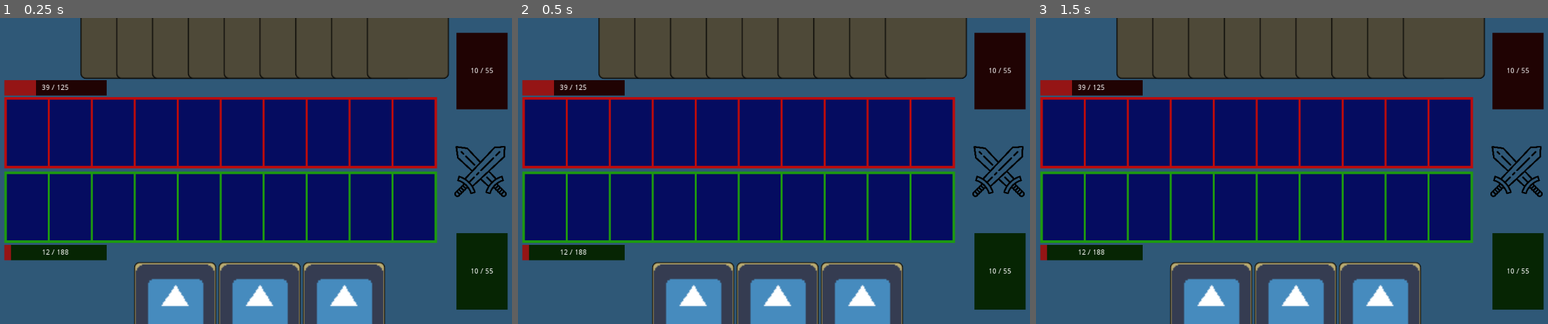
Above: before the commit, frames 1-3 (left to right).
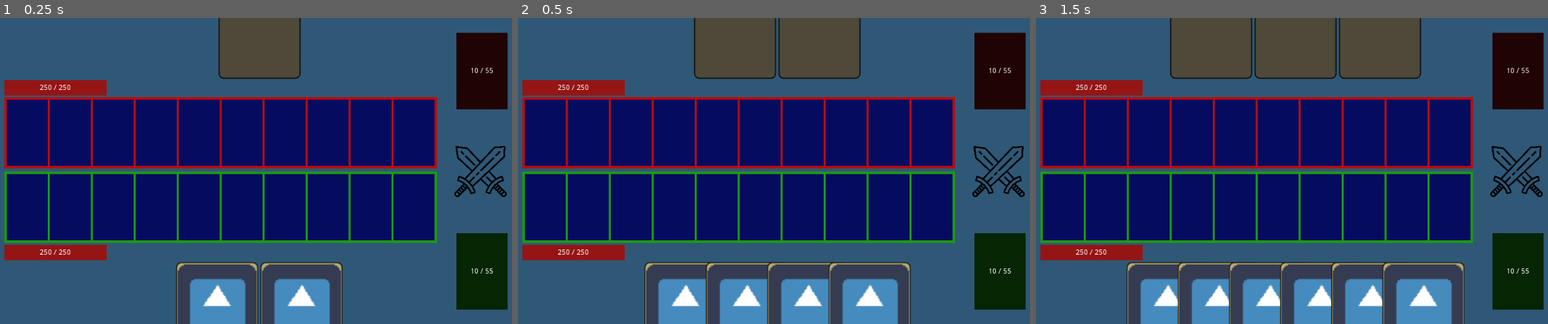
Above: after the commit, the same moments.

Repository: jamklex/first_game
Game: Godot game, scene res://scenes/Gameboard.tscn
Same seed, same stepped clock (60 frames per second), same inputs: the game is played once before the commit and once after it. This scene is started directly instead of the project's main scene. The engine's default icon, where the game draws it, is replaced by a stand-in: a white triangle on a blue panel in a dark square.
Inputs (mouse positions are in pixels of both pictures, inside the frame that each line leads up to):
- Up to frame 1 (0.25 s): no input
- Up to frame 2 (0.5 s): no input
- Up to frame 3 (1.5 s): move the mouse to (1409, 155) at 0.52 s; click (1409, 155) at 0.67 s; tap Enter at 1.25 s; move the mouse to (1189, 186) at 1.27 s; click (1189, 186) at 1.42 s

The runs differ from the first frame. In frame 1, 20% of the frame differs, in the area x 2-88%, y 0-100%; in frame 2, 15%; in frame 3, 15%.

Commit message:
enemy is playing you

Diff:
--- a/Deck_Defense/scripts/gameboard.gd
+++ b/Deck_Defense/scripts/gameboard.gd
@@ -1,15 +1,5 @@
 extends Node2D
 
-var rng = RandomNumberGenerator.new()
-var visibleCard = preload("res://prefabs/card.tscn")
-var notVisibleCard = preload("res://prefabs/card-back.tscn")
-var miniCard = preload("res://prefabs/card-small.tscn")
-var playerMaxHp = rng.randi_range(75,250)
-var enemyMaxHp = rng.randi_range(125,300)
-var max_card_space_spots = 10;
-const player_card_space = "Player/CardSpace/Spots"
-const player_hand = "Player/Hand"
-var selected_action_card = -1
 const NEXT_PLAYER = "TurnOptions/ReturnToOpponent"
 const ATTACK_PLAYER = "TurnOptions/AttackOpponent"
 enum TURN_CYCLE {
@@ -17,16 +7,43 @@
 	OPPONENT_TURN,
 	FIGHT_ANIMATION
 }
-var current_cycle = TURN_CYCLE.MY_TURN
+const player_card_space = "Player/CardSpace/Spots"
+const player_hand = "Player/Hand"
+const player_healt = "Player/Health"
+const enemy_card_space = "Enemy/CardSpace/Spots"
+const enemy_hand = "Enemy/Hand"
+const enemy_healt = "Enemy/Health"
+const damage_per_monster = 5
+
+var rng = RandomNumberGenerator.new()
+var visibleCard = preload("res://prefabs/card.tscn")
+var notVisibleCard = preload("res://prefabs/card-back.tscn")
+var miniCard = preload("res://prefabs/card-small.tscn")
+var playerMaxHp
+var playerCurrentHp
+var enemyMaxHp
+var enemyCurrentHp
+var max_card_space_spots = 10;
+var max_hand_cards = 5;
+var initial_hand_cards = 3;
+var cards_per_turn = 3;
+var selected_action_card = -1
+var current_cycle
 
 func _ready():
-	set_visibility(NEXT_PLAYER, false)
-	set_visibility(ATTACK_PLAYER, true)
+	initialize_game()
+
+func initialize_game():
 	rng.randomize()
-	place_cards_in_hand("Enemy/Hand", rng.randi_range(1,10), false)
-	place_cards_in_hand(player_hand, rng.randi_range(1,10), true)
-	set_hp("Enemy/Health", rng.randi_range(1,enemyMaxHp), enemyMaxHp)
-	set_hp("Player/Health", rng.randi_range(1,playerMaxHp), playerMaxHp)
+	playerMaxHp = 250
+	playerCurrentHp = playerMaxHp
+	enemyMaxHp = 250
+	enemyCurrentHp = enemyMaxHp
+	place_cards_in_hand(enemy_hand, initial_hand_cards, false)
+	place_cards_in_hand(player_hand, initial_hand_cards, true)
+	set_hp(enemy_healt, enemyCurrentHp, enemyMaxHp)
+	set_hp(player_healt, playerCurrentHp, playerMaxHp)
+	switch_to_player()
 
 func _on_Hand_gui_input(event):
 	if is_mouse_click(event) and can_place_cards():
@@ -41,22 +58,65 @@
 		var node = get_node(player_card_space) as HBoxContainer
 		var card_space_spot_selected = get_child_index(node, make_input_local(event).position, false, -1)
 		if card_space_spot_selected >= 0 and selected_action_card >= 0:
-			lay_card_on_space(player_card_space, selected_action_card, card_space_spot_selected)
+			lay_card_on_space(player_card_space, selected_action_card, card_space_spot_selected, player_hand)
 
 func _on_ReturnToOpponent_gui_input(event):
 	if is_mouse_click(event) and can_place_cards():
-		current_cycle = TURN_CYCLE.OPPONENT_TURN
-		# enemy is allowed to place cards or attack
-		print("enemy will kill you!")
+		switch_to_enemy()
 
 func _on_AttackOpponent_gui_input(event):
 	if is_mouse_click(event) and can_place_cards():
-		current_cycle = TURN_CYCLE.FIGHT_ANIMATION
-		# you will now attack the enemy
-		print("good luck winning with that...")
+		var free_spots = get_free_spots(player_card_space)
+		var damage_dealt = (10 - free_spots.size()) * damage_per_monster
+		var new_hp = max(0, enemyCurrentHp - damage_dealt)
+		set_hp(enemy_healt, new_hp, enemyMaxHp)
+		enemyCurrentHp = new_hp
+		switch_to_enemy()
+
+func enemy_move():
+	var enemyHandCards = get_node(enemy_hand).get_child_count()
+	var free_spots = get_free_spots(enemy_card_space)
+	var will_attack = rng.randi_range(1,max_card_space_spots) > free_spots.size()
+	if will_attack or (enemyHandCards == 0 and free_spots.size() < max_card_space_spots):
+		var damage_dealt = (10 - free_spots.size()) * damage_per_monster
+		var new_hp = max(0, playerCurrentHp - damage_dealt)
+		set_hp(player_healt, new_hp, playerMaxHp)
+		playerCurrentHp = new_hp
+	else:
+		var cardsToPlay = 0 if enemyHandCards <= 0 else rng.randi_range(1, min(free_spots.size(), enemyHandCards))
+		if(cardsToPlay > 0):
+			for i in range(cardsToPlay):
+				var spot_to_place = rng.randi_range(0, free_spots.size()-1)
+				lay_card_on_space(enemy_card_space, i, free_spots[spot_to_place], enemy_hand)
+		else:
+			print("enemy can't do anything...")
+	switch_to_player()
+
+func get_free_spots(space):
+	var node = get_node(space)
+	var free_spaces = []
+	for child in node.get_children():
+		if child.get_child_count() <= 0:
+			free_spaces.append(child.get_index())
+	return free_spaces
 
 func can_place_cards():
 	return current_cycle == TURN_CYCLE.MY_TURN
+
+func switch_to_player():
+	current_cycle = TURN_CYCLE.MY_TURN
+	set_visibility(NEXT_PLAYER, false)
+	set_visibility(ATTACK_PLAYER, true)
+	var cards_to_max = max_hand_cards - get_node(player_hand).get_child_count()
+	place_cards_in_hand(player_hand, min(cards_to_max, cards_per_turn), true)
+
+func switch_to_enemy():
+	current_cycle = TURN_CYCLE.OPPONENT_TURN
+	set_visibility(NEXT_PLAYER, true)
+	set_visibility(ATTACK_PLAYER, false)
+	var cards_to_max = max_hand_cards - get_node(enemy_hand).get_child_count()
+	place_cards_in_hand(enemy_hand, min(cards_to_max, cards_per_turn), false)
+	enemy_move()
 
 func set_visibility(path, status):
 	var control = get_node(path) as Control
@@ -66,6 +126,7 @@
 	for n in amount:
 		var card = (visibleCard.instance() if visible else notVisibleCard.instance()) as Panel
 		add_card_to(path, card)
+		yield(get_tree().create_timer(.25), "timeout")
 
 func add_card_to(path, card):
 	var hand = get_node(path) as HBoxContainer
@@ -108,11 +169,11 @@
 func is_mouse_click(event):
 	return event is InputEventMouseButton and event.pressed and event.button_index == 1
 
-func lay_card_on_space(path, from, to):
-	var card_spots = get_node(path) as HBoxContainer
+func lay_card_on_space(space, from, to, hand):
+	var card_spots = get_node(space) as HBoxContainer
 	var successful = add_card_to_spot(card_spots, miniCard.instance() as Panel, to)
 	if successful:
-		remove_card("Player/Hand", from)
+		remove_card(hand, from)
 		selected_action_card = -1
 		set_visibility(NEXT_PLAYER, true)
 		set_visibility(ATTACK_PLAYER, false)
